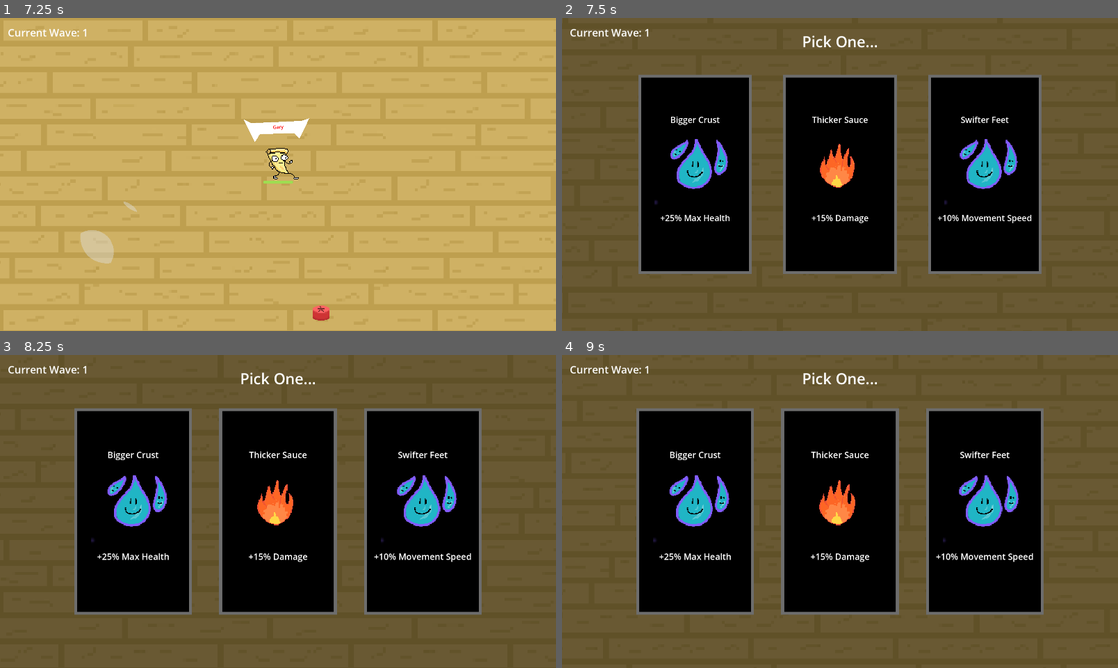
Above: before the commit, frames 1-4 (two rows, left to right).
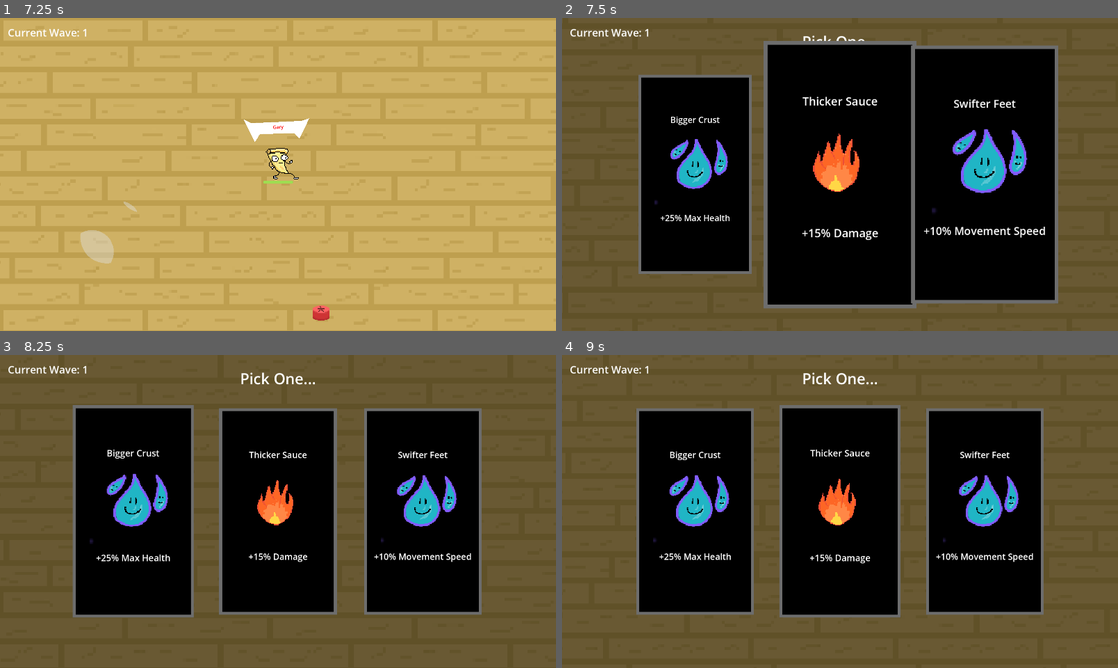
Above: after the commit, the same moments.

Repository: OcksDev/PizzaSurvivors
Game: Godot game, scene res://scenes/menu/splashscreen.tscn
Same seed, same stepped clock (60 frames per second), same inputs: the game is played once before the commit and once after it.
Inputs (mouse positions are in pixels of both pictures, inside the frame that each line leads up to):
- Up to frame 1 (7.25 s): move the mouse to (400, 158) at 0.52 s; hold D (move_right) 0.53-1.28 s; move the mouse to (166, 190) at 1.27 s; hold S (move_down) 1.28-2.03 s; move the mouse to (333, 105) at 2.02 s; hold D (move_right) 2.03-2.78 s; move the mouse to (250, 237) at 2.77 s; hold W (move_up) 2.78-3.53 s; move the mouse to (444, 221) at 3.52 s; hold A (move_left) 3.53-5 s; move the mouse to (111, 127) at 4.27 s; click "Start" at 5 s; tap Enter at 5.75 s; move the mouse to (305, 174) at 5.77 s; hold S (move_down) 5.78-6.53 s; move the mouse to (194, 96) at 6.52 s; hold D (move_right) from 6.53 s (still down)
- Up to frame 2 (7.5 s): move the mouse to (962, 158) at 7.27 s; release D (move_right) at 7.28 s; hold W (move_up) from 7.28 s (still down)
- Up to frame 3 (8.25 s): move the mouse to (166, 527) at 8.02 s; release W (move_up) at 8.03 s; hold D (move_right) from 8.03 s (still down)
- Up to frame 4 (9 s): tap Space at 8.75 s; move the mouse to (895, 442) at 8.77 s; release D (move_right) at 8.78 s; hold S (move_down) from 8.78 s (still down)

Frame 1 is identical in both runs. In frame 2, 24% of the frame differs, in the area x 36-90%, y 7-93%; in frame 3, 2.3%; in frame 4, 2.0%.

Commit message:
MOAR ANAIMAIITIONONS!

Diff:
--- a/scenes/game/item_selector.tscn
+++ b/scenes/game/item_selector.tscn
@@ -83,4 +83,7 @@
 grow_horizontal = 2
 grow_vertical = 2
 
+[connection signal="focus_exited" from="Button" to="." method="_on_button_focus_exited"]
+[connection signal="mouse_entered" from="Button" to="." method="_on_button_mouse_entered"]
+[connection signal="mouse_exited" from="Button" to="." method="_on_button_mouse_exited"]
 [connection signal="pressed" from="Button" to="." method="_on_button_pressed"]
--- a/scripts/game/item_menu.gd
+++ b/scripts/game/item_menu.gd
@@ -19,17 +19,22 @@
 		item2.position = ipos2;
 		item3.position = ipos3;
 
+	item1.scale = Vector2(0,0);
+	item2.scale = Vector2(0,0);
+	item3.scale = Vector2(0,0);
 
+	var tween2 = create_tween()
+	tween2.set_ease(Tween.EASE_OUT) # Eases the animation out, slowing down towards the end
+	tween2.set_trans(Tween.TRANS_ELASTIC)
+	tween2.tween_property(item2, "scale", Vector2(1, 1), 0.5).from(Vector2(0,0)) # Animate position over 1 second
+	tween2.parallel().tween_property(item2, "position", Vector2(item2.position.x, item2.position.y), 0.5).from(Vector2(item2.position.x+(item2.size.x/2),item2.position.y+(item2.size.y/2)))
+	await get_tree().create_timer(0.03).timeout #
 	var tween = create_tween()
 	tween.set_ease(Tween.EASE_OUT) # Eases the animation out, slowing down towards the end
 	tween.set_trans(Tween.TRANS_ELASTIC)
 	tween.tween_property(item1, "scale", Vector2(1, 1), 0.5).from(Vector2(0,0)) # Animate position over 1 second
 	tween.parallel().tween_property(item1, "position", Vector2(item1.position.x, item1.position.y), 0.5).from(Vector2(item1.position.x+(item1.size.x/2),item1.position.y+(item1.size.y/2)))
-	var tween2 = create_tween()
-	tween2.set_ease(Tween.EASE_OUT) # Eases the animation out, slowing down towards the end
-	tween2.set_trans(Tween.TRANS_ELASTIC)
-	tween2.tween_property(item2, "scale", Vector2(1, 1), 0.5).from(Vector2(0,0)) # Animate position over 1 second
-	tween2.parallel().tween_property(item2, "position", Vector2(item2.position.x, item2.position.y), 0.5).from(Vector2(item2.position.x+(item2.size.x/2),item2.position.y+(item2.size.y/2)))
+	await get_tree().create_timer(0.03).timeout #
 	var tween3 = create_tween()
 	tween3.set_ease(Tween.EASE_OUT) # Eases the animation out, slowing down towards the end
 	tween3.set_trans(Tween.TRANS_ELASTIC)
@@ -45,6 +50,7 @@
 	items_list.remove_at(i)
 	item1.menu_node = self;
 	item1.pp = 0;
+	item1.ipos = ipos1;
 	item1.set_data(item_titles[picked_item], item_descs[picked_item], item_imgs[picked_item], fucking_game_node, picked_item)
 
 	i = randi_range(0,items_list.size()-1)
@@ -52,6 +58,7 @@
 	items_list.remove_at(i)
 	item2.menu_node = self;
 	item2.pp = 1;
+	item2.ipos = ipos2;
 	item2.set_data(item_titles[picked_item], item_descs[picked_item], item_imgs[picked_item], fucking_game_node, picked_item)
 
 	i = randi_range(0,items_list.size()-1)
@@ -59,36 +66,42 @@
 	items_list.remove_at(i)
 	item3.menu_node = self;
 	item3.pp = 2;
+	item3.ipos = ipos3;
 	item3.set_data(item_titles[picked_item], item_descs[picked_item], item_imgs[picked_item], fucking_game_node, picked_item)
 
 	pass;
 
 func select_anim(item, pp):
-
+	var x = 0.5;
 	var tween = create_tween()
 	tween.set_ease(Tween.EASE_IN_OUT) # Eases the animation out, slowing down towards the end
 	if(pp==0):
 		tween.set_trans(Tween.TRANS_BACK)
 	else:
 		tween.set_trans(Tween.TRANS_SINE)
-	tween.tween_property(item1, "scale", Vector2(0, 0), 0.5).from(Vector2(1,1)) # Animate position over 1 second
-	tween.parallel().tween_property(item1, "position", Vector2(item1.position.x+(item1.size.x/2),item1.position.y+(item1.size.y/2)), 0.5).from(Vector2(item1.position.x, item1.position.y))
+		x = 0.3
+	tween.tween_property(item1, "scale", Vector2(0, 0), x).from(Vector2(1,1)) # Animate position over 1 second
+	tween.parallel().tween_property(item1, "position", Vector2(item1.position.x+(item1.size.x/2),item1.position.y+(item1.size.y/2)), x).from(Vector2(item1.position.x, item1.position.y))
+	x = 0.5;
 	var tween2 = create_tween()
 	tween2.set_ease(Tween.EASE_IN_OUT) # Eases the animation out, slowing down towards the end
 	if(pp==1):
 		tween2.set_trans(Tween.TRANS_BACK)
 	else:
 		tween2.set_trans(Tween.TRANS_SINE)
-	tween2.tween_property(item2, "scale", Vector2(0, 0), 0.5).from(Vector2(1,1)) # Animate position over 1 second
-	tween2.parallel().tween_property(item2, "position", Vector2(item2.position.x+(item2.size.x/2),item2.position.y+(item2.size.y/2)), 0.5).from(Vector2(item2.position.x, item2.position.y))
+		x = 0.3
+	tween2.tween_property(item2, "scale", Vector2(0, 0), x).from(Vector2(1,1)) # Animate position over 1 second
+	tween2.parallel().tween_property(item2, "position", Vector2(item2.position.x+(item2.size.x/2),item2.position.y+(item2.size.y/2)), x).from(Vector2(item2.position.x, item2.position.y))
+	x = 0.5
 	var tween3 = create_tween()
 	tween3.set_ease(Tween.EASE_IN_OUT) # Eases the animation out, slowing down towards the end
 	if(pp==2):
 		tween3.set_trans(Tween.TRANS_BACK)
 	else:
 		tween3.set_trans(Tween.TRANS_SINE)
-	tween3.tween_property(item3, "scale", Vector2(0, 0), 0.5).from(Vector2(1,1)) # Animate position over 1 second
-	tween3.parallel().tween_property(item3, "position", Vector2(item3.position.x+(item3.size.x/2),item3.position.y+(item3.size.y/2)), 0.5).from(Vector2(item3.position.x, item3.position.y))
+		x = 0.3
+	tween3.tween_property(item3, "scale", Vector2(0, 0), x).from(Vector2(1,1)) # Animate position over 1 second
+	tween3.parallel().tween_property(item3, "position", Vector2(item3.position.x+(item3.size.x/2),item3.position.y+(item3.size.y/2)), x).from(Vector2(item3.position.x, item3.position.y))
 
 	await get_tree().create_timer(0.75).timeout # Wait for 0.1 seconds
 	gm.select_item(item);
--- a/scripts/game/item_selector.gd
+++ b/scripts/game/item_selector.gd
@@ -8,6 +8,8 @@
 var held_item
 var menu_node
 var pp
+var ipos
+var no_de = false
 
 func set_data(it,id,img,node,held):
 	gamer_node = node;
@@ -17,5 +19,24 @@
 	imgd.texture = imgs[img];
 
 func _on_button_pressed() -> void:
+	no_de = true;
+	scale = Vector2(1,1);
+	position = ipos
 	menu_node.select_anim(held_item,pp)
 	pass
+
+
+func _on_button_mouse_entered() -> void:
+	var x = 0.03
+	var y = x+1
+	scale = Vector2(y,y);
+	position = ipos - (size*(x/2))
+	pass # Replace with function body.
+
+
+
+func _on_button_mouse_exited() -> void:
+	if(no_de): return;
+	scale = Vector2(1,1);
+	position = ipos
+	pass # Replace with function body.
Not shown: 1 places in scenes/game/item_selector.tscn that only renumber resources
